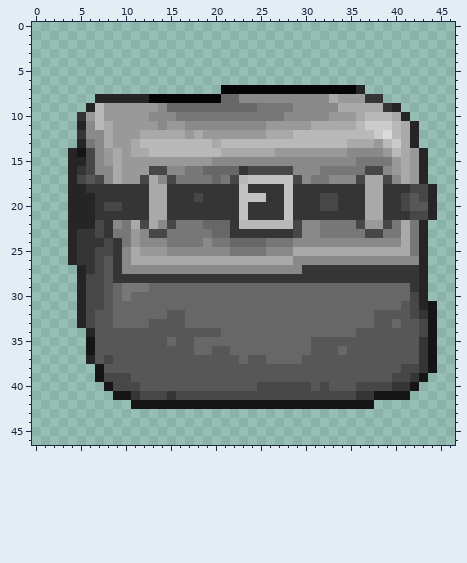
Edited in one commit: pixel-art sprite (image/jumoney/close/silk_base.png). That is the earlier state.
The file is 47x47 pixels. Colours within 5 levels of each other are drawn and written as one.
Now the later version:
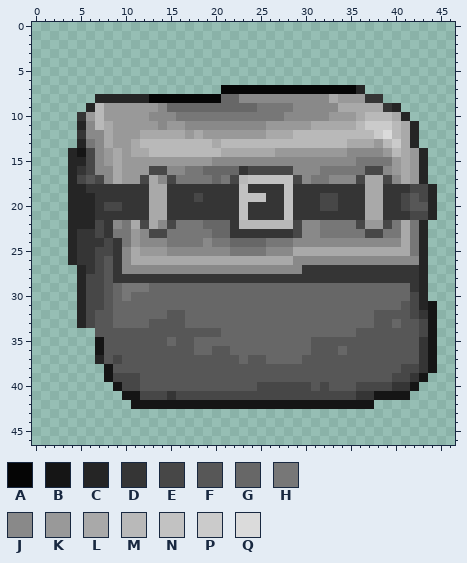
Palette (. is transparent): A #050505  B #151515  C #252525  D #353535  E #474747  F #575757  G #676767  H #777777  J #898989  K #999999  L #a9a9a9  M #b9b9b9  N #c2c2c2  P #cbcbcb  Q #dbdbdb
Difference:
@@ x 4..13 @@
 33 .CEFFGGGGF
-34 ..CFFFFFFF
-35 ..BFFFFFFF
-36 ..BFFFFFFF
-37 ..CFEFFFFF
-38 ...BFFFFFF
-39 ...BEEEFFF
-40 ....BEEEFF
-41 .....BBDEE
+34 ...FFFFFFF
+35 ...BFFFFFF
+36 ...BFFFFFF
+37 ...CFEFFFF
+38 ....BFFFFF
+39 ....BEEEFF
+40 .....BEEFF
+41 ......BBEE
 42 .......BBB
Where, in picture pixels (left, top, right, bottom), the same in both pictures:
changed: (86, 328, 140, 400)
